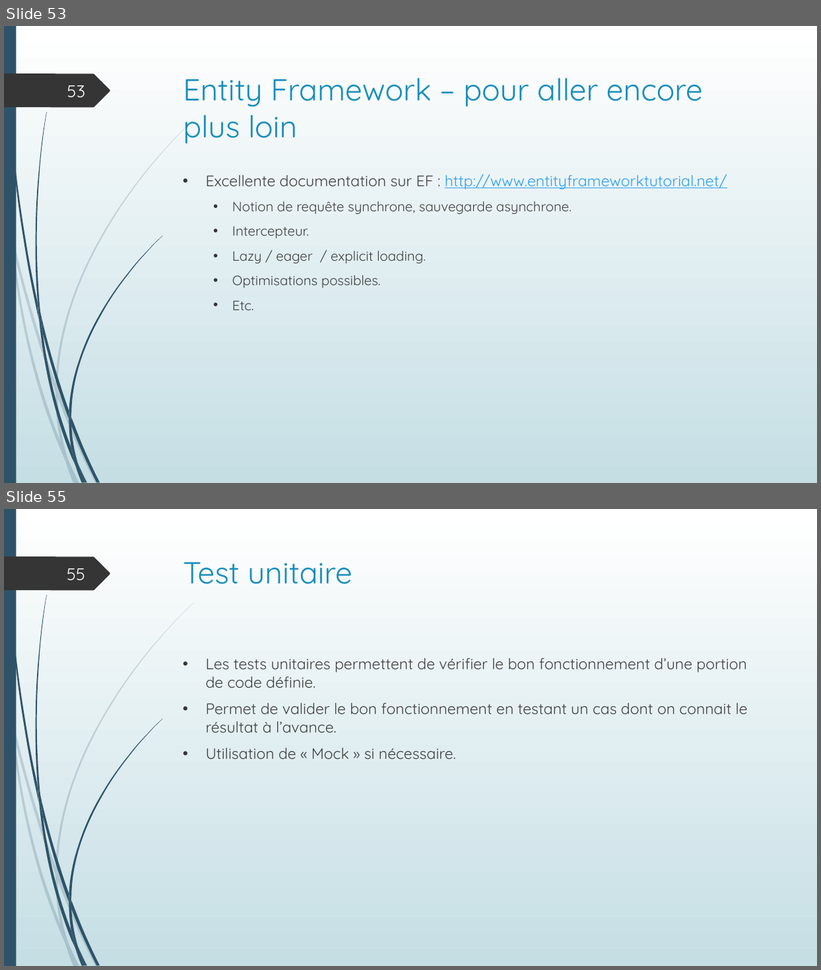
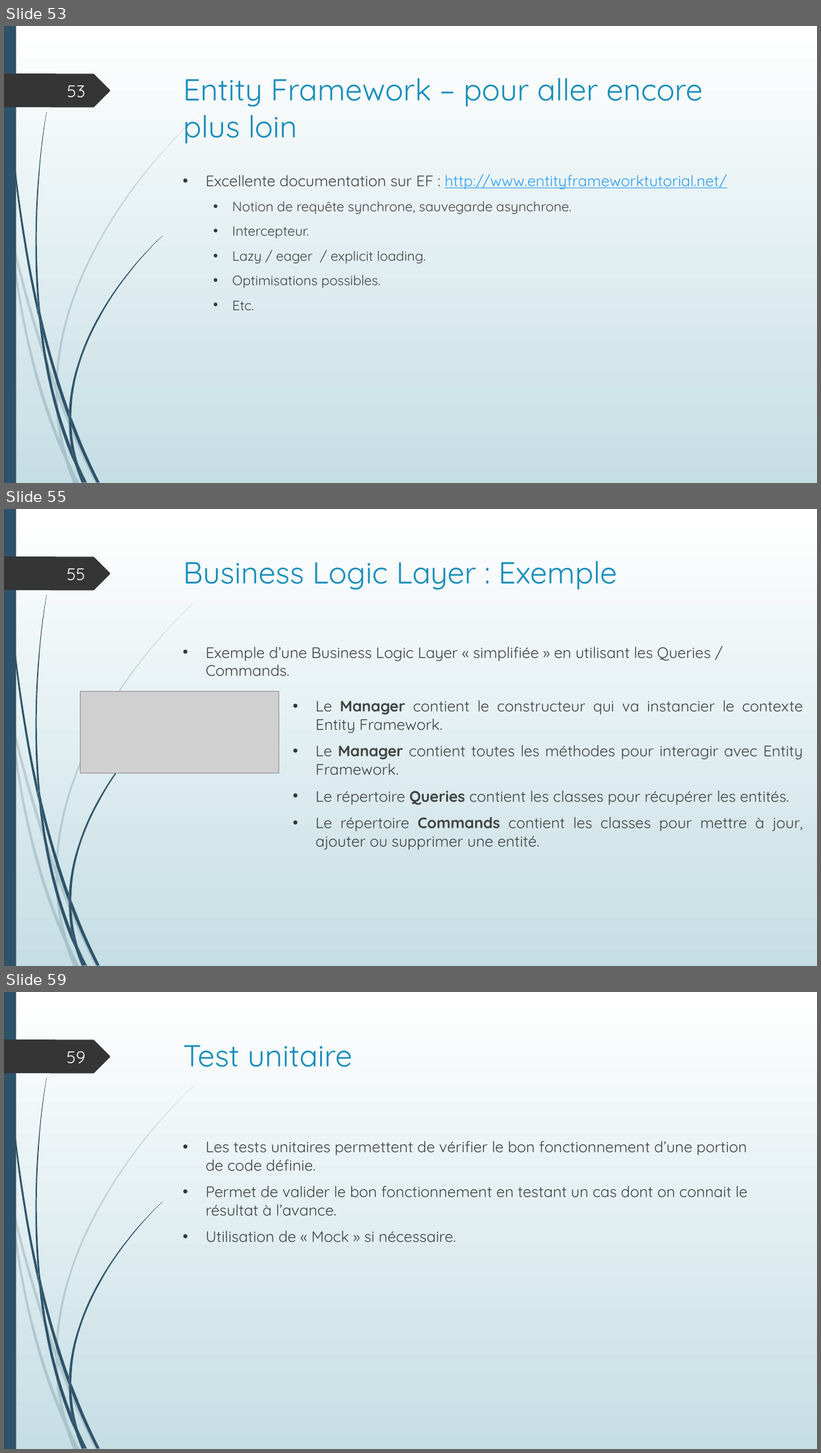
Before and after one commit to AdrienVacataireIUT/Cours, a slide deck: Cours 1er jalon.pptx. Shown one above the other, each under a label of ours: slides 53 and 55 before the commit, slides 53, 55 and 59 after it; the slides between them are not shown. The pictures are 821x970 and 821x1453 pixels, drawn with LibreOffice and Linux fonts; fonts in the diff are those of the drawing; grey boxes stand for pictures. Boxes give left, top, right and bottom in pixels: in the first picture for what was removed or moved away, otherwise in the second. Text is boxed around its words. In the diff, an @@ line names an element or a change of style, - is before the commit and + after.

```diff
--- a/Cours 1er jalon.pptx
+++ b/Cours 1er jalon.pptx
@@ slide 55 added at [4, 509, 817, 966], background gradient #FFFFFF to #C5DEE5; not listed: 24 template elements that a slide beside it also shows @@
@@ title added at [183, 561, 617, 590], 36 pt, text #178DBB @@
+Business Logic Layer : Exemple
@@ page number added at [67, 568, 85, 580], 20 pt, text #FEFFFF @@
+55
@@ text added at [206, 647, 711, 676], 18 pt, text #404040 @@
+• Exemple d’une Business Logic Layer « simplifiée » en utilisant les Queries / Commands.
@@ picture added at [81, 691, 279, 773] @@
@@ text added at [316, 700, 803, 850], 18 pt, text #404040 @@
+• Le Manager contient le constructeur qui va instancier le contexte Entity Framework.
+• Le Manager contient toutes les méthodes pour interagir avec Entity Framework.
+• Le répertoire Queries contient les classes pour récupérer les entités.
+• Le répertoire Commands contient les classes pour mettre à jour, ajouter ou supprimer une entité.
@@ what was slide 55 is now slide 59 @@
@@ page number at [67, 1051, 85, 1063]: text changed @@
-55
+59
```
Also in this commit, not shown: 1 slide changed, 3 other slides added.
